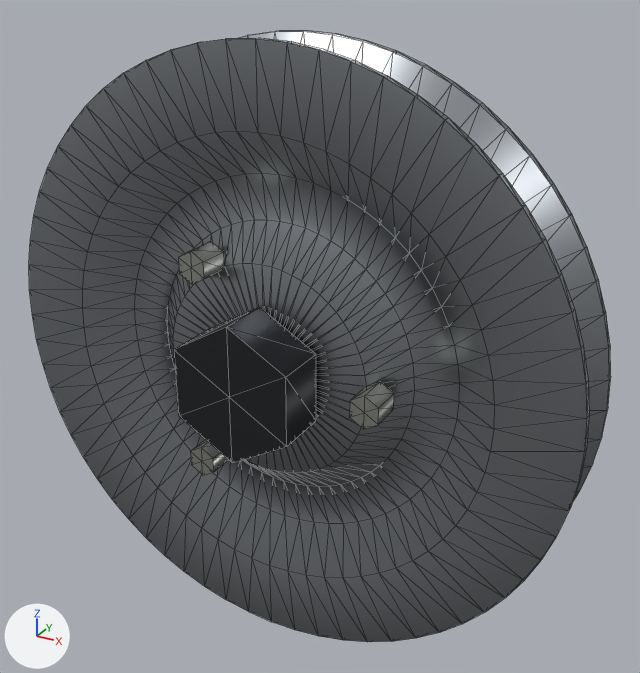
Before and after pictures for a commit that changed the glTF model porsche-911sc-engine/parts/fan-pulley.glb.
The view is the same before and after, from a 50 mm lens placed at (76.6, -430.0, 323.7), pointed at (6.6, -302.8, 260.1). The axes (+X, +Y, +Z) are drawn at lower left. The lights are the same throughout. The older version comes first. Mesh edges are drawn as thin lines. Where no turn or scale is listed for an object, it has been applied to the vertices. Vertices at exactly the same position are counted once.

The first picture shows 'fan-pulley:darkSteel', 'fan-pulley:steel', 'fan-pulley:zincPlate'.
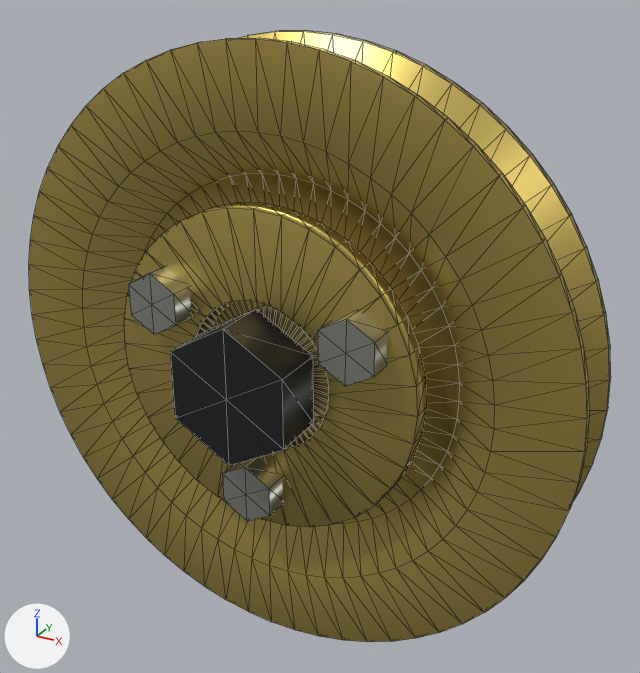
Where the newer file only moved an object's origin or applied its transform, the numbers keep the older frame.

Changed parts and their boxes (x1, y1, x2, y2) in the pictures (640 x 673 px; the box of a moved part takes in the faces that stretch with it):
'fan-pulley:darkSteel', moved
    before: (174, 307, 316, 463)
    after: (170, 309, 314, 466)
'fan-pulley:zincPlate', reshaped (20% wider, 9% taller)
    before: (178, 242, 394, 475)
    after: (128, 266, 387, 521)
part 1 of me_mesh_0, added (yellow)
    after: (124, 202, 427, 527)
part 2 of me_mesh_0, recoloured
    both: (29, 31, 611, 642)
part 3 of me_mesh_1, moved or reshaped
    before: (350, 382, 394, 429)
    after: (318, 310, 387, 386)
part 4 of me_mesh_1, moved or reshaped
    before: (178, 242, 224, 284)
    after: (128, 266, 192, 335)
part 5 of me_mesh_1, moved or reshaped
    before: (190, 439, 229, 475)
    after: (222, 457, 283, 521)

The change, as a diff of the scene's bpy script:
```diff
--- a/porsche-911sc-engine/parts/fan-pulley.glb.py
+++ b/porsche-911sc-engine/parts/fan-pulley.glb.py
@@ mat_yellowzinc @@
+mat_yellowzinc = principled_material('yellowZinc')
+mat_yellowzinc.base_color = (0.552, 0.418, 0.112)  # yellow #c4ad5e
+mat_yellowzinc.metallic = 0.85
+mat_yellowzinc.roughness = 0.38
@@ me_mesh_0 @@
 # used by ob_fan_pulley_steel; location = (0.0, -303.0, 255.0)
-me_mesh_0.from_pydata(...)  # 768 vertices, 1408 faces; spans x -56.0..56.0, y -8.0..8.0, z -56.0..56.0
+me_mesh_0.from_pydata(...)  # 912 vertices, 1624 faces; spans x -56.0..56.0, y -10.0..8.0, z -56.0..56.0
+# me_mesh_0 part 1: a new loose piece of 144 vertices spanning x -30.0..30.0, y -10.0..-6.0, z -30.0..30.0, in mat_yellowzinc (yellow #c4ad5e)
+# me_mesh_0 part 2: 1408 faces spanning x -56.0..56.0, y -8.0..8.0, z -56.0..56.0 switch from mat_steel (grey #9da1a6) to mat_yellowzinc (yellow #c4ad5e)
@@ me_mesh_1 @@
 # used by ob_fan_pulley_zincplate; parent = ob_fan_pulley; location = (5.416, -313.0, 255.1); scale = (22.0, 22.0, 22.0)
-me_mesh_1.from_pydata(...)  # 42 vertices, 72 faces; spans x -0.87..0.87, y -0.14..0.14, z -1.0..1.0
+me_mesh_1.from_pydata(...)  # 42 vertices, 72 faces; spans x -1.0..1.0, y -0.1..0.1, z -0.94..0.94
+# me_mesh_1 part 3: the loose piece of 14 vertices spanning x 0.63..0.87, y -0.14..0.14, z -0.14..0.13 is scaled about its middle by (1.76, 0.763, 1.76), then moved by (0.04, 0.0, 0.66)
+# me_mesh_1 part 4: the loose piece of 14 vertices spanning x -0.86..-0.62, y -0.14..0.14, z 0.73..1.0 is scaled about its middle by (1.76, 0.763, 1.76), then moved by (-0.05, 0.0, -0.17)
+# me_mesh_1 part 5: the loose piece of 14 vertices spanning x -0.87..-0.63, y -0.14..0.14, z -1.0..-0.73 is scaled about its middle by (1.76, 0.763, 1.76), then moved by (0.72, 0.0, 0.17)
 me_mesh_1.materials.append(mat_zincplate)
@@ ob_fan_pulley_darksteel @@
 ob_fan_pulley_darksteel = bpy.data.objects.new('fan-pulley:darkSteel', me_mesh_2)
-ob_fan_pulley_darksteel.location = (0.0, -317.0, 255.0)
+ob_fan_pulley_darksteel.location = (0.0, -318.0, 255.0)
```
